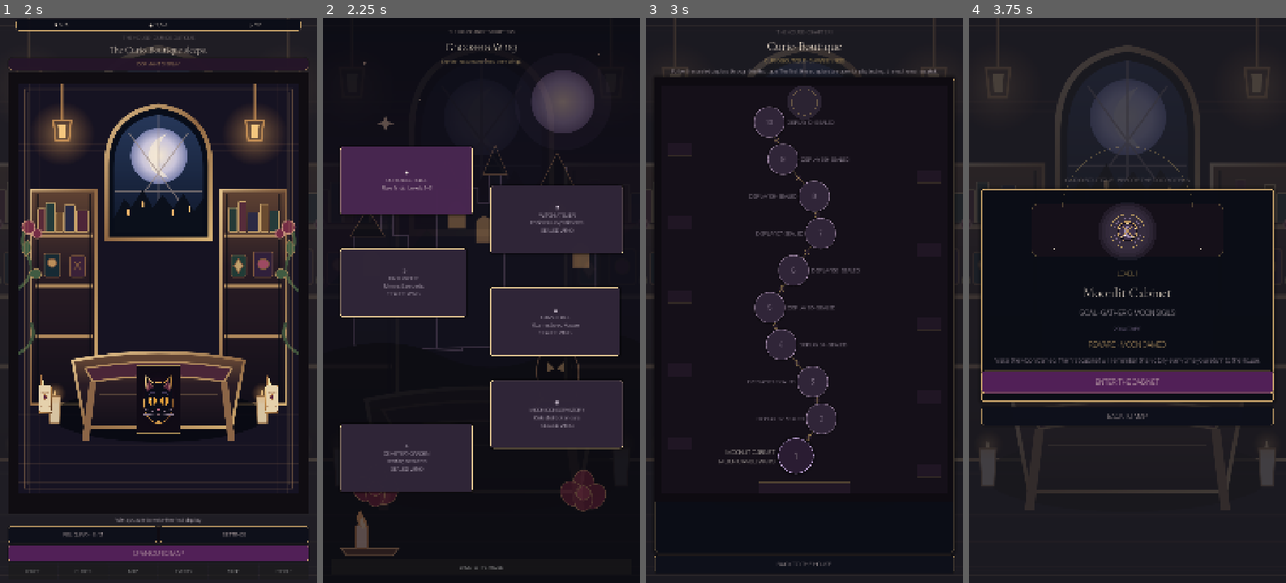
Above: before the commit, frames 1-4 (left to right).
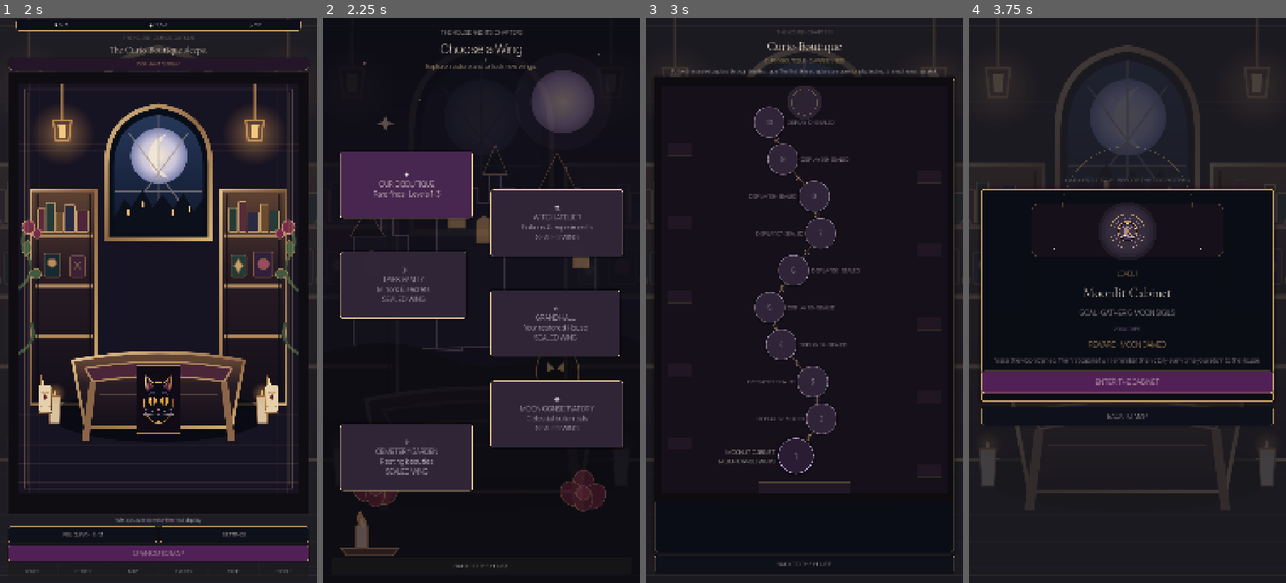
Above: after the commit, the same moments.

Repository: Jay-prodesign/akilta-match3
Game: Godot game, scene res://src/app/app_bootstrap.tscn
Same seed, same stepped clock (60 frames per second), same inputs: the game is played once before the commit and once after it.
Inputs:
- Up to frame 1 (2 s): click "RELIQUARY · 0 / 3" at 0.5 s; click "BACK TO THE HOUSE" at 1.25 s
- Up to frame 2 (2.25 s): click "OPEN CURIO MAP" at 2 s
- Up to frame 3 (3 s): click "✦ CURIO BOUTIQUE Rare finds ·…" at 2.75 s
- Up to frame 4 (3.75 s): click "1" at 3.5 s

Frame 1 is identical in both runs. In frame 2, 5.1% of the frame differs, in the area x 5-95%, y 2-98%; in frame 3, less than 0.1%; in frame 4, nothing differs.

Commit message:
polish(chapter select): scale the opening navigation typography for real phone readability

Diff:
--- a/src/ui/map/chapter_select.gd
+++ b/src/ui/map/chapter_select.gd
@@ -39,21 +39,21 @@
 	var eyebrow := Label.new()
 	eyebrow.text = "THE HOUSE AND ITS CHAPTERS"
 	eyebrow.horizontal_alignment = HORIZONTAL_ALIGNMENT_CENTER
-	eyebrow.add_theme_font_size_override("font_size", 16)
+	eyebrow.add_theme_font_size_override("font_size", 20)
 	eyebrow.add_theme_color_override("font_color", Color("#F0DCCB"))
 	layout.add_child(eyebrow)
 
 	var title := Label.new()
 	title.text = "Choose a Wing"
 	title.horizontal_alignment = HORIZONTAL_ALIGNMENT_CENTER
-	title.add_theme_font_size_override("font_size", 36)
+	title.add_theme_font_size_override("font_size", 42)
 	title.add_theme_color_override("font_color", Color("#FFF0D8"))
 	layout.add_child(title)
 
 	var detail := Label.new()
 	detail.text = "Explore, restore and unlock new wings."
 	detail.horizontal_alignment = HORIZONTAL_ALIGNMENT_CENTER
-	detail.add_theme_font_size_override("font_size", 16)
+	detail.add_theme_font_size_override("font_size", 22)
 	detail.add_theme_color_override("font_color", Color("#E8C987"))
 	layout.add_child(detail)
 
@@ -81,7 +81,7 @@
 		button.custom_minimum_size = Vector2(240, 110)
 		button.disabled = not bool(data["open"])
 		button.text = "%s\n%s\n%s%s" % [String(data["glyph"]), String(data["name"]), String(data["detail"]), "" if bool(data["open"]) else "\nSEALED WING"]
-		button.add_theme_font_size_override("font_size", 18)
+		button.add_theme_font_size_override("font_size", 24)
 		button.add_theme_color_override("font_color", Color("#FFF7E9"))
 		button.add_theme_color_override("font_disabled_color", Color("#E9DDEC"))
 		var box := StyleBoxFlat.new()
@@ -104,6 +104,7 @@
 
 	var back := Button.new()
 	back.text = "BACK TO THE HOUSE"
-	back.custom_minimum_size = Vector2(0, 52)
+	back.custom_minimum_size = Vector2(0, 60)
+	back.add_theme_font_size_override("font_size", 20)
 	back.pressed.connect(func(): back_requested.emit())
 	layout.add_child(back)
